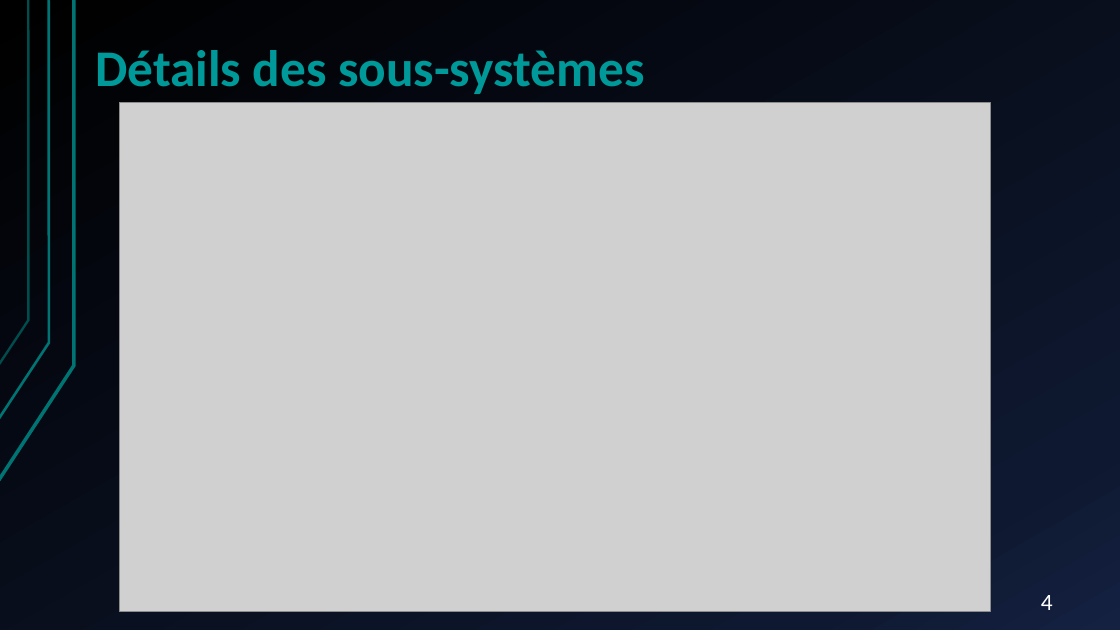
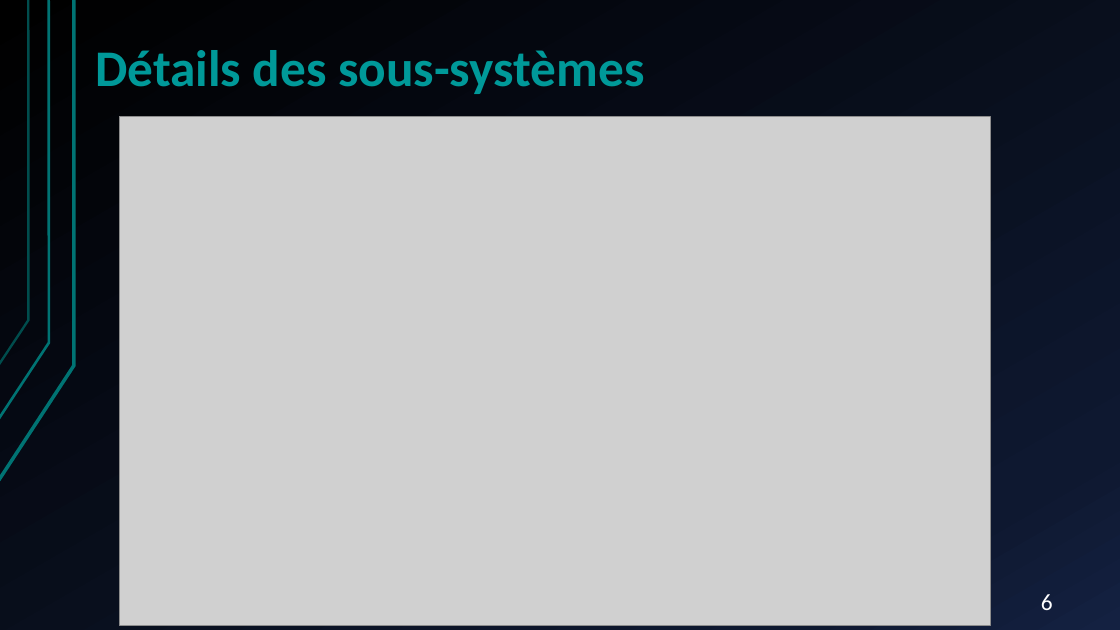
Before and after one commit to A-s-a-d/Table-de-Mixage, a slide deck: slide 6 of SousSysteme_Entrees/Documentation/PRESENTATION/Presentation_3_SAE_S6.pptx (slide 4 before the commit). Drawn at 1120x630 pixels with LibreOffice and Linux fonts; fonts in the diff are those of the drawing; grey boxes stand for pictures. Boxes give left, top, right and bottom in pixels: in the first picture for what was removed or moved away, otherwise in the second. Text is boxed around its words. In the diff, an @@ line names an element or a change of style, - is before the commit and + after.

```diff
--- a/SousSysteme_Entrees/Documentation/PRESENTATION/Presentation_3_SAE_S6.pptx
+++ b/SousSysteme_Entrees/Documentation/PRESENTATION/Presentation_3_SAE_S6.pptx
@@ picture: place and size @@
-picture at bbox=[119, 103, 990, 612]
+picture at bbox=[119, 117, 990, 626]
@@ page number at bbox=[1041, 594, 1053, 610]: text changed @@
-4
+6
```
Also in this commit, not shown: 18 other slides changed, 3 slides added, 2 other files.
